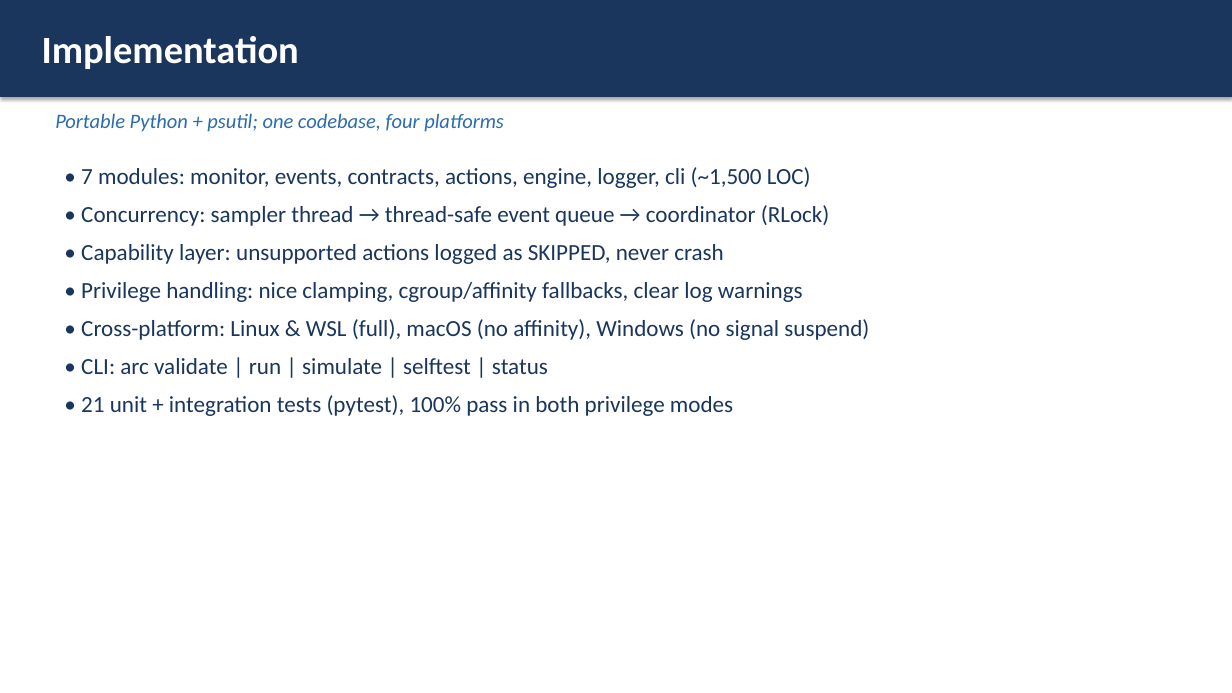
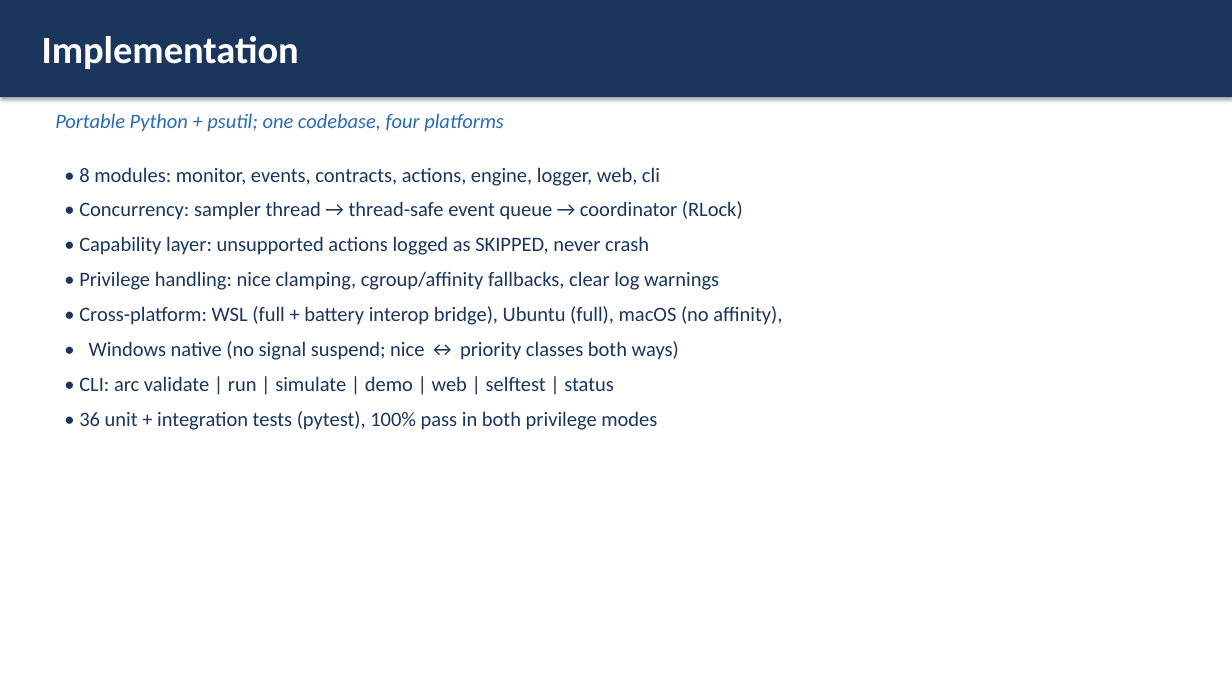
Before and after one commit to gagankishoreint-glitch/Arc2.0, a slide deck: slide 9 of docs/ARC_Final_Presentation.pptx. Drawn at 1232x693 pixels with LibreOffice and Linux fonts; fonts in the diff are those of the drawing. Boxes give left, top, right and bottom in pixels: in the first picture for what was removed or moved away, otherwise in the second. Text is boxed around its words. In the diff, an @@ line names an element or a change of style, - is before the commit and + after.

Commit message:
Cross-platform gap fixes, optimizations, universal demo
Gaps fixed (see GAP_ANALYSIS.md):
- Windows native: SIGSTOP/SIGCONT lazy resolution - suspend/resume/restore
  no longer crash (AttributeError) where POSIX signals don't exist
- WSL: battery bridge via cached Win32_Battery interop - battery-saver
  contract now demonstrable inside WSL
- arc simulate no longer runs forever without --duration
- psutil 7.x battery sentinels (exposed on real laptops)

Optimizations:
- lru_cache regex pool for target matching
- persistent log file handles (no open/close per event)
- process_iter(attrs=...) batched reads

New demo surface (pure Python, identical on WSL/macOS/Windows/Ubuntu):
- python3 -m arc demo  - guided 2-minute demonstration
- demo/generate_load.py - portable CPU load generator
- DEMO_GUIDE.md - per-platform 3-minute demo scripts
- GAP_ANALYSIS.md - gap review & optimization report

Tests: 36 passing (8 new platform-gap + optimization regression tests)

```diff
--- a/docs/ARC_Final_Presentation.pptx
+++ b/docs/ARC_Final_Presentation.pptx
@@ text at box(79, 167, 660, 186): text changed; size 18 to 16 pt @@
-• 7 modules: monitor, events, contracts, actions, engine, logger, cli (~1,500 LOC)
+• 8 modules: monitor, events, contracts, actions, engine, logger, web, cli
@@ text at box(79, 201, 743, 290): size 18 to 16 pt in "• Concurrency: sampler thread → thread-safe event ...", "• Capability layer: unsupported actions logged as ...", "• Privilege handling: nice clamping, cgroup/affinity fallbac ..." @@
@@ text at box(79, 306, 782, 430): text changed; size 18 to 16 pt @@
-• Cross-platform: Linux & WSL (full), macOS (no affinity), Windows (no signal suspend)
-• CLI: arc validate | run | simulate | selftest | status
-• 21 unit + integration tests (pytest), 100% pass in both privilege modes
+• Cross-platform: WSL (full + battery interop bridge), Ubuntu (full), macOS (no affinity),
+• Windows native (no signal suspend; nice ↔ priority classes both ways)
+• CLI: arc validate | run | simulate | demo | web | selftest | status
+• 36 unit + integration tests (pytest), 100% pass in both privilege modes
```
Also in this commit, not shown: 12 other files.
